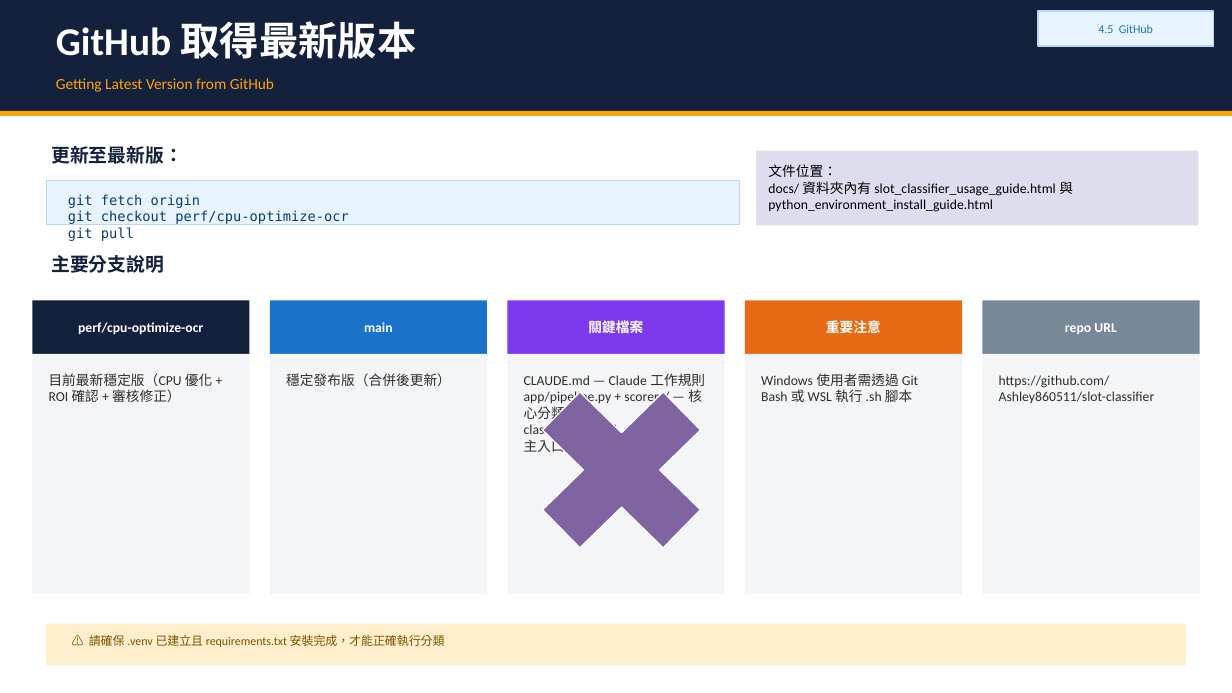
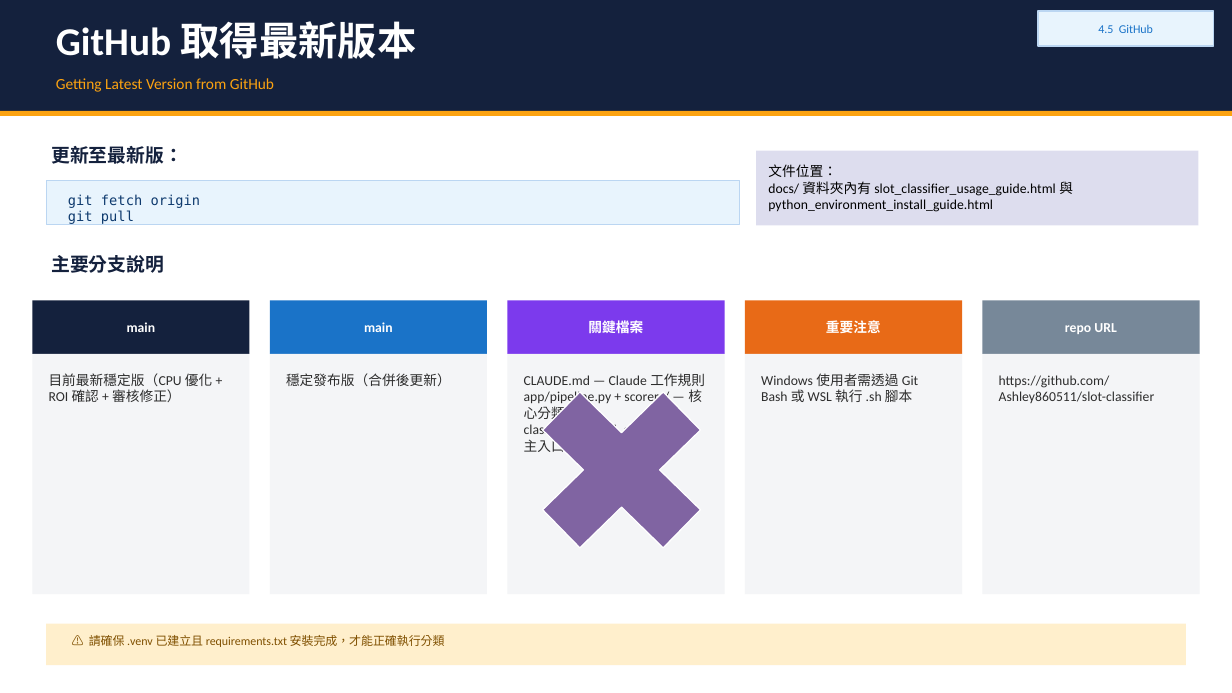
Before and after one commit to Ashley860511/slot-classifier, a slide deck: slide 10 of docs/slot_classifier_share.pptx. Drawn at 1232x693 pixels with LibreOffice and Linux fonts; fonts in the diff are those of the drawing. Boxes give left, top, right and bottom in pixels: in the first picture for what was removed or moved away, otherwise in the second. Text is boxed around its words. In the diff, an @@ line names an element or a change of style, - is before the commit and + after.

```diff
--- a/docs/slot_classifier_share.pptx
+++ b/docs/slot_classifier_share.pptx
@@ text at (68, 194, 201, 225): text changed @@
-git fetch origin
-git checkout perf/cpu-optimize-ocr
-git pull
+git fetch origin
+git pull
@@ text in rectangle at (127, 322, 156, 332): text changed @@
-perf/cpu-optimize-ocr
+main
```
Also in this commit, not shown: 1 other slide changed.
